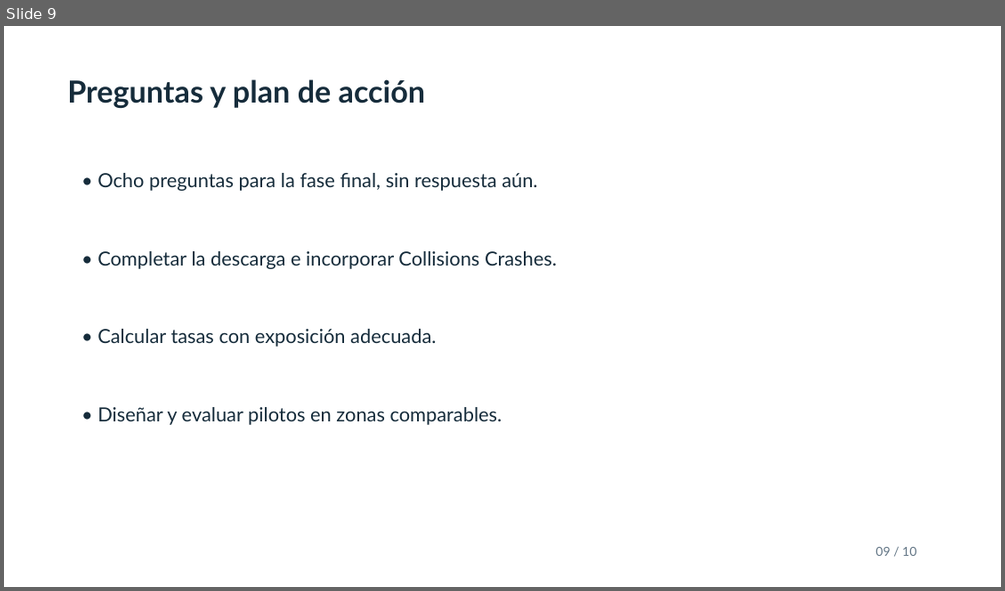
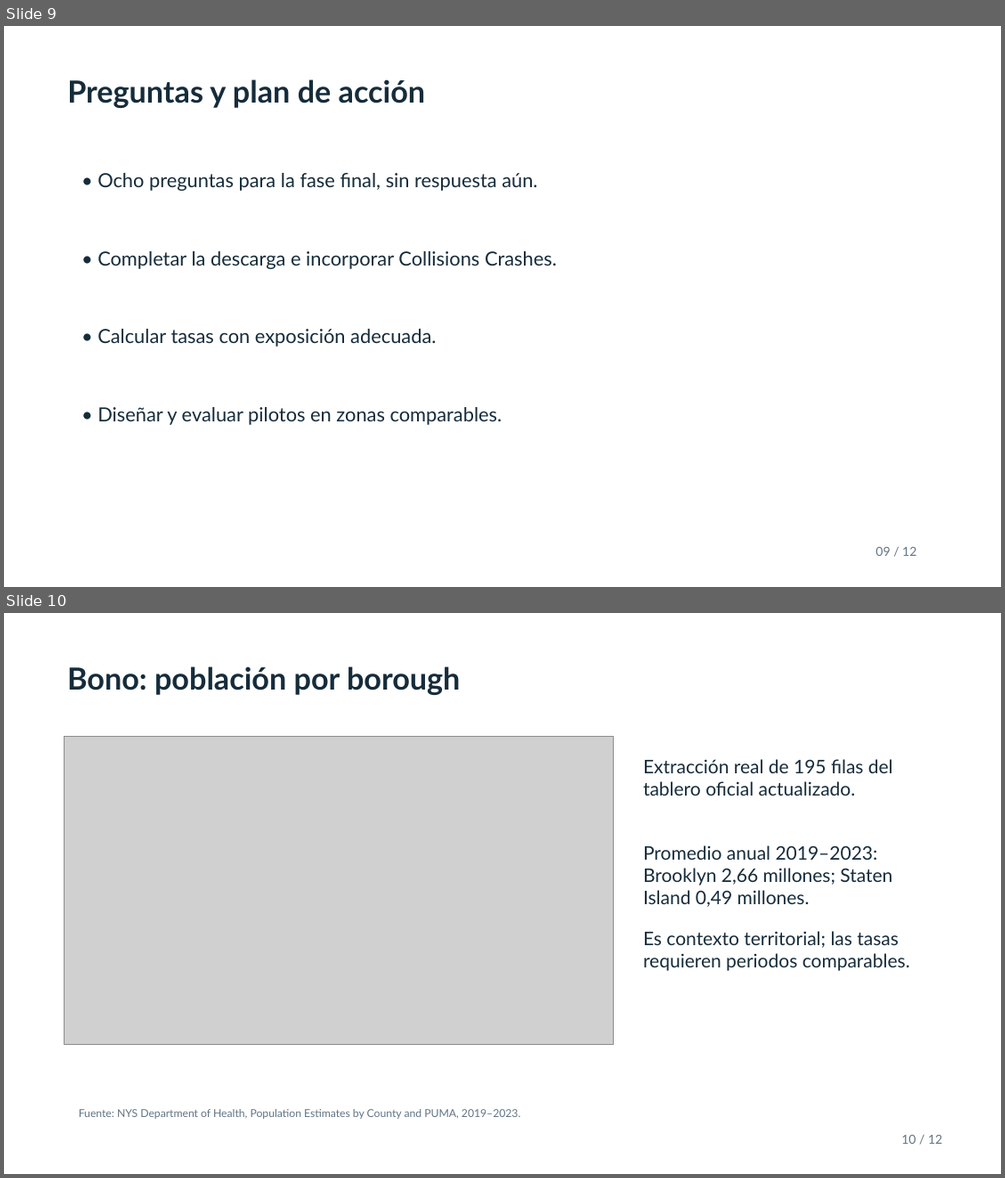
Before and after one commit to PilotK300/Plan-anal-tico-para-arrestos-y-seguridad-vial-en-Nueva-York, a slide deck: Presentacion_ejecutiva_NYC.pptx. Shown one above the other, each under a label of ours: slide 9 before the commit, slides 9 and 10 after it. The pictures are 1005x591 and 1005x1178 pixels, drawn with LibreOffice and Linux fonts; fonts in the diff are those of the drawing; grey boxes stand for pictures. Boxes give left, top, right and bottom in pixels: in the first picture for what was removed or moved away, otherwise in the second. Text is boxed around its words. In the diff, an @@ line names an element or a change of style, - is before the commit and + after.

Commit message:
Completar bono de población y clima con fuentes verificables

```diff
--- a/Presentacion_ejecutiva_NYC.pptx
+++ b/Presentacion_ejecutiva_NYC.pptx
@@ slide 10 added at (4,613,1001,1174), background #FFFFFF @@
@@ text added at (67,666,460,695), 29.2 pt, text #162C3B, bold @@
+Bono: población por borough
@@ picture added at (64,737,614,1045) @@
@@ text added at (643,759,893,795), 18 pt, text #162C3B @@
+Extracción real de 195 filas del tablero oficial actualizado.
@@ text added at (643,845,892,907), 18 pt, text #162C3B @@
+Promedio anual 2019–2023: Brooklyn 2,66 millones; Staten Island 0,49 millones.
@@ text added at (643,931,910,971), 18 pt, text #162C3B @@
+Es contexto territorial; las tasas requieren periodos comparables.
@@ text added at (79,1109,520,1119), 10.5 pt, text #627585 @@
+Fuente: NYS Department of Health, Population Estimates by County and PUMA, 2019–2023.
@@ text added at (901,1135,942,1143), 12 pt, text #627585 @@
+10 / 12
@@ slide 9 changed as well @@
@@ text at (875,547,916,556): text changed @@
-09 / 10
+09 / 12
```
Also in this commit, not shown: 9 other slides changed, 1 other slide added, 15 other files.
